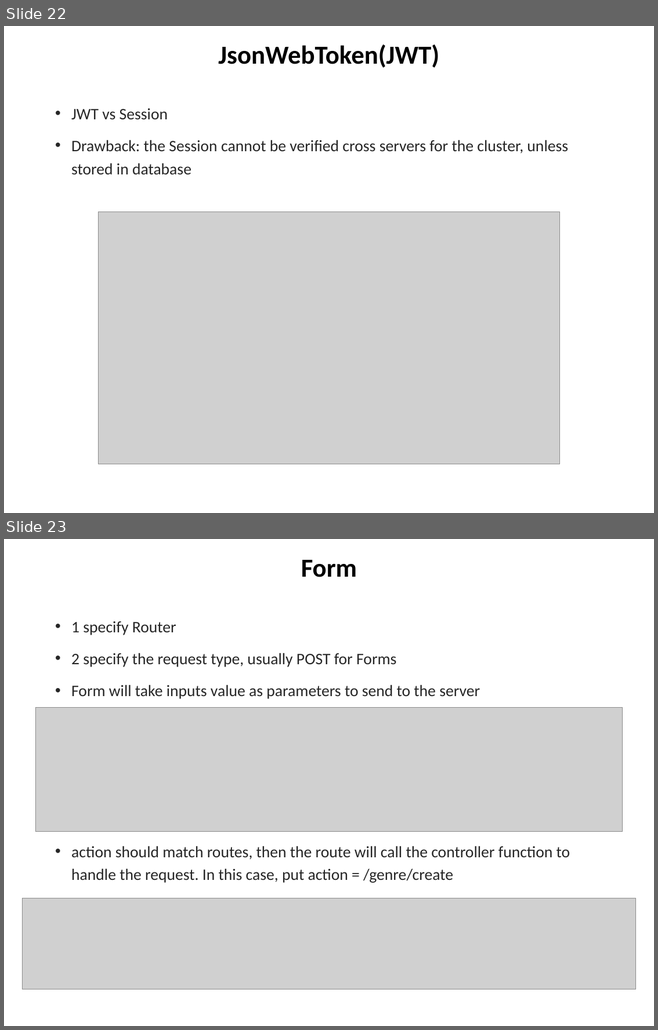
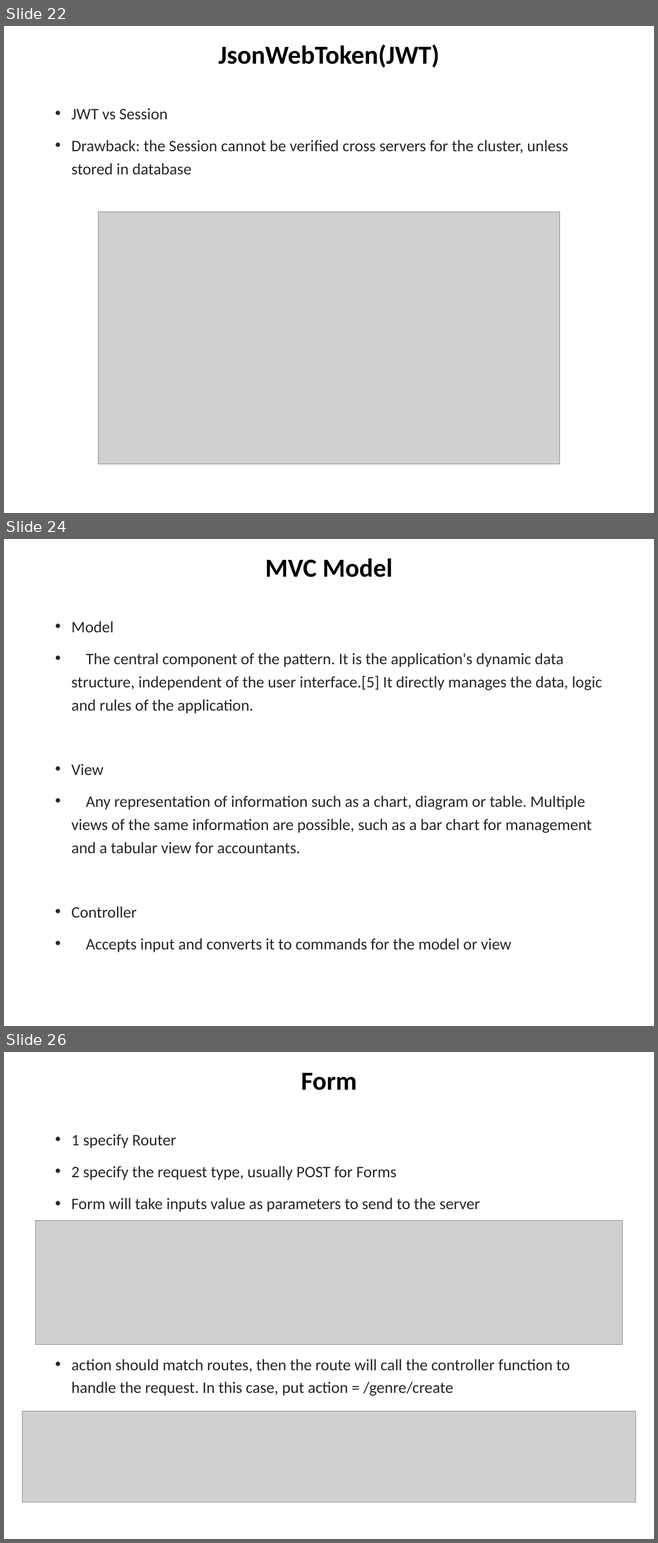
Before and after one commit to chuacw/SGUS-Slides, a slide deck: BCI - Day10 - Node-Express 1.pptx. Shown one above the other, each under a label of ours: slides 22 and 23 before the commit, slides 22, 24 and 26 after it; the slides between them are not shown. The pictures are 658x1030 and 658x1543 pixels, drawn with LibreOffice and Linux fonts; fonts in the diff are those of the drawing; grey boxes stand for pictures. Boxes give left, top, right and bottom in pixels: in the first picture for what was removed or moved away, otherwise in the second. Text is boxed around its words. In the diff, an @@ line names an element or a change of style, - is before the commit and + after.

```diff
--- a/BCI - Day10 - Node-Express 1.pptx
+++ b/BCI - Day10 - Node-Express 1.pptx
@@ slide 24 added at (4,539,654,1026), background #FFFFFF @@
@@ title added at (265,558,393,577), 28.8 pt, text #000000, bold @@
+MVC Model
@@ text added at (71,621,602,953), 17.8 pt, text #262626 @@
+• Model
+• The central component of the pattern. It is the application's dynamic data structure, independent of the user interface.[5] It directly manages the data, logic and rules of the application.
+• View
+• Any representation of information such as a chart, diagram or table. Multiple views of the same information are possible, such as a bar chart for management and a tabular view for accountants.
+• Controller
+• Accepts input and converts it to commands for the model or view
@@ what was slide 23 is now slide 26 @@
```
Also in this commit, not shown: 2 slides changed, 2 other slides added, 1 other file.
